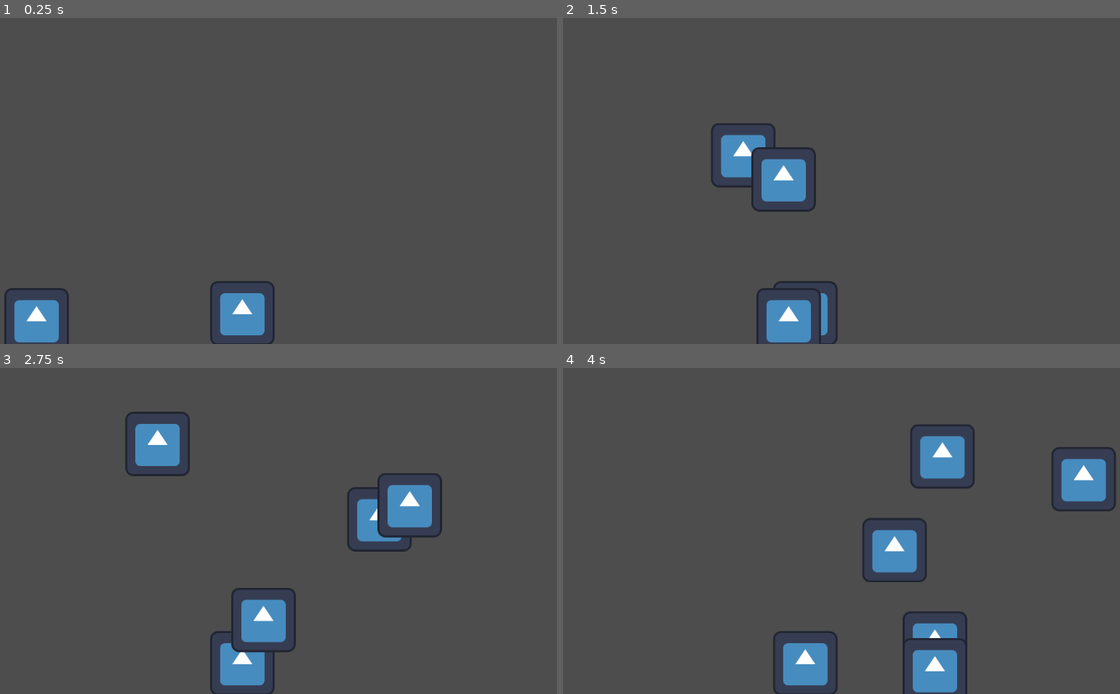
Above: before the commit, frames 1-4 (two rows, left to right).
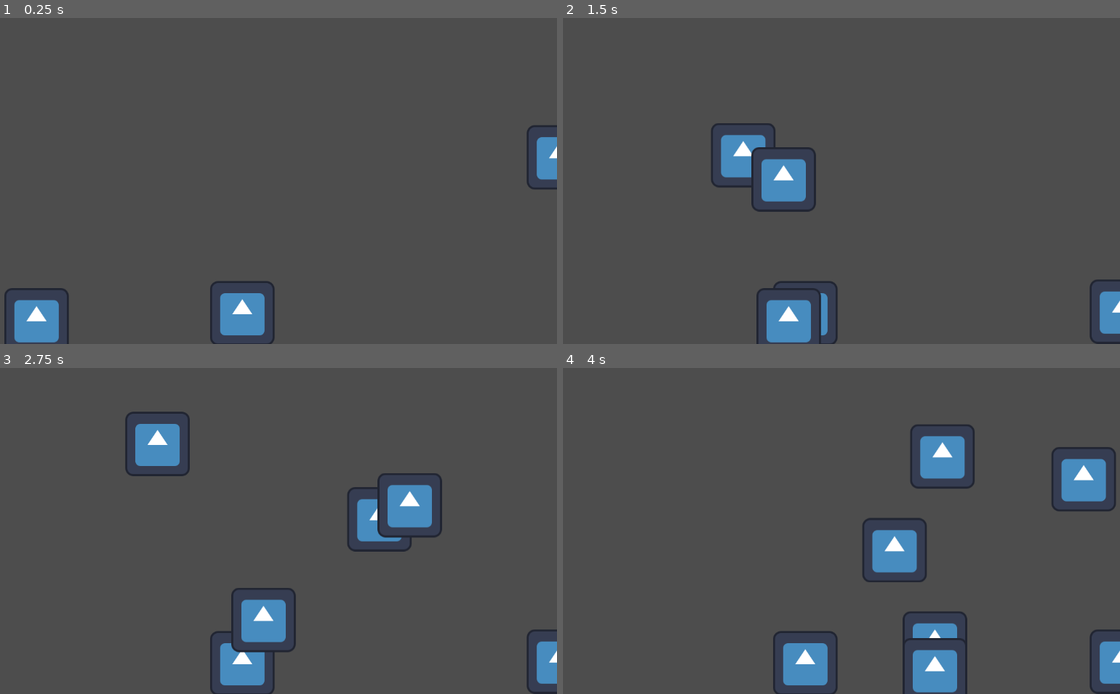
Above: after the commit, the same moments.

Repository: kevinMG01/GlobalJam2025
Game: Godot game, scene res://Escenas/Niveles/nivel_1.tscn
Same seed, same stepped clock (60 frames per second), same inputs: the game is played once before the commit and once after it. The project has no main scene, so this scene is started directly. The engine's default icon, where the game draws it, is replaced by a stand-in: a white triangle on a blue panel in a dark square.
Inputs:
- Up to frame 1 (0.25 s): no input
- Up to frame 2 (1.5 s): tap Enter (ui_accept) at 0.5, 0.77 s; hold Right (ui_right) from 0.53 s (still down)
- Up to frame 3 (2.75 s): tap Enter (ui_accept) at 1.52 s; release Right (ui_right) at 2.03 s; hold Left (ui_left) from 2.03 s (still down)
- Up to frame 4 (4 s): release Left (ui_left) at 2.78 s; hold Right (ui_right) from 2.78 s (still down); tap Enter (ui_accept) at 3.02, 3.77 s

The runs differ from the first frame. In frame 1, 0.6% of the frame differs, in the area x 94-100%, y 32-53%; in frame 2, 0.6%, in the area x 94-100%, y 80-100%; in frame 3, 0.6%; in frame 4, 0.6%.

Commit message:
enredaderas

Diff:
--- /dev/null
+++ b/Escenas/Enemigos/spider/enredaderas/enredaderas.gd
@@ -0,0 +1,15 @@
+extends CharacterBody2D
+
+var direccion :Vector2
+@export var velocidad:int
+
+
+func _ready():
+	randomize()
+	var tip = randf_range(1.2, 2.7)
+	$tiempoMov.wait_time = tip
+	$tiempoMov.start()
+
+func _physics_process(delta):
+	velocity = direccion.normalized() * velocidad
+	move_and_slide()
--- /dev/null
+++ b/Escenas/Enemigos/spider/enredaderas/enredaderas.tscn
@@ -0,0 +1,12 @@
+[gd_scene load_steps=3 format=3 uid="uid://b7l05exv62xl2"]
+
+[ext_resource type="Script" path="res://Escenas/Enemigos/spider/enredaderas/enredaderas.gd" id="1_ku6sa"]
+
+[sub_resource type="CircleShape2D" id="CircleShape2D_2fra0"]
+
+[node name="enredaderas" type="CharacterBody2D"]
+script = ExtResource("1_ku6sa")
+velocidad = 300
+
+[node name="CollisionShape2D" type="CollisionShape2D" parent="."]
+shape = SubResource("CircleShape2D_2fra0")
--- a/Escenas/Enemigos/spider/spider.gd
+++ b/Escenas/Enemigos/spider/spider.gd
@@ -1,5 +1,6 @@
 extends CharacterBody2D
 
+var enredar = preload("res://Escenas/Enemigos/spider/enredaderas/enredaderas.tscn")
 
 const SPEED = 400.0
 
@@ -13,14 +14,18 @@
 		direction = 1
 	elif bajarSubir == "subir":
 		direction =-1
-
+	else:
+		velocity.y = move_toward(velocity.y, 0, SPEED)
 
 	if direction:
 		velocity.y = direction * SPEED
-	else:
-		velocity.y = move_toward(velocity.y, 0, SPEED)
+
 	move_and_slide()
 
+func spawnENREDADERAS():
+	var newenredaderas = enredar.instantiate()
+
+	get_parent().add_child(newenredaderas)
 
 func _on_detector_body_entered(body):
 	bajarSubir = "quieto"
@@ -28,7 +33,8 @@
 
 
 func _on_lanzar_enredaderas_timeout():
-	enredaderas -= 1
 	if enredaderas == 0:
 		bajarSubir = "subir"
 		$lanzarEnredaderas.stop()
+		return
+	enredaderas -= 1
--- a/Escenas/Enemigos/spider/spider.tscn
+++ b/Escenas/Enemigos/spider/spider.tscn
@@ -4,16 +4,17 @@
 [ext_resource type="Texture2D" uid="uid://ciinlx0yqrvgt" path="res://icon.svg" id="1_co1ke"]
 
 [sub_resource type="CircleShape2D" id="CircleShape2D_55g6q"]
-radius = 78.4092
+radius = 59.4138
 
 [sub_resource type="CircleShape2D" id="CircleShape2D_ffc68"]
-radius = 95.3363
+radius = 62.0725
 
 [node name="spider" type="CharacterBody2D"]
 script = ExtResource("1_6q7jo")
 
 [node name="CollisionShape2D" type="CollisionShape2D" parent="."]
 shape = SubResource("CircleShape2D_55g6q")
+disabled = true
 
 [node name="Icon" type="Sprite2D" parent="."]
 position = Vector2(-2, -2)
--- a/Escenas/Niveles/nivel_1.tscn
+++ b/Escenas/Niveles/nivel_1.tscn
@@ -1,7 +1,8 @@
-[gd_scene load_steps=8 format=3 uid="uid://dnxj2xv5oxh1t"]
+[gd_scene load_steps=9 format=3 uid="uid://dnxj2xv5oxh1t"]
 
 [ext_resource type="PackedScene" uid="uid://bgnsbw7lpfa51" path="res://Escenas/Player/player.tscn" id="1_20s75"]
 [ext_resource type="Texture2D" uid="uid://ciinlx0yqrvgt" path="res://icon.svg" id="2_xoyw4"]
+[ext_resource type="PackedScene" uid="uid://cy1su1e4sdbak" path="res://Escenas/Enemigos/spider/spider.tscn" id="3_rspde"]
 
 [sub_resource type="RectangleShape2D" id="RectangleShape2D_nnppg"]
 size = Vector2(25, 789)
@@ -63,3 +64,6 @@
 position = Vector2(708, 328)
 shape = SubResource("RectangleShape2D_glkr8")
 one_way_collision = true
+
+[node name="spider" parent="." instance=ExtResource("3_rspde")]
+position = Vector2(1158, 179)
